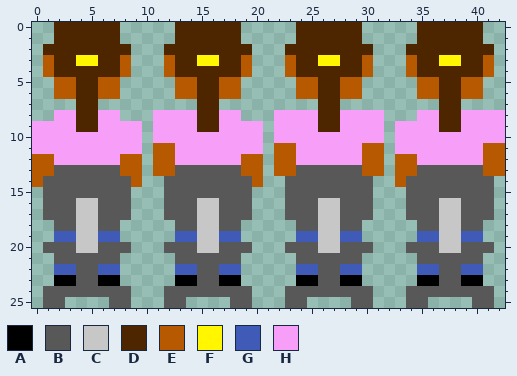
Pixel-art sprite -- Assets/Sprites/ozymanidius-character.png. The picture above was drawn from the file before the commit.
The file is 43x26 pixels.
Palette (. is transparent): A #000000  B #585858  C #c7c7c7  D #4d2600  E #b65900  F #fff600  G #3f5bb7  H #f79ef9
Pixels before, first column x 0:
 0 ..DDDDDD.....DDDDDD.....DDDDDD.....DDDDDD..
 1 ..DDDDDD.....DDDDDD.....DDDDDD.....DDDDDD..
 2 .DDDDDDDD...DDDDDDDD...DDDDDDDD...DDDDDDDD.
 3 .EDDFFDDE...EDDFFDDE...EDDFFDDE...EDDFFDDE.
 4 .EDDDDDDE...EDDDDDDE...EDDDDDDE...EDDDDDDE.
 5 ..EEDDEE.....EEDDEE.....EEDDEE.....EEDDEE..
 6 ..EEDDEE.....EEDDEE.....EEDDEE.....EEDDEE..
 7 ....DD.........DD.........DD.........DD....
 8 ..HHDDHH...HHHHDDHH...HHHHDDHHHH...HHDDHHHH
 9 HHHHDDHHHH.HHHHDDHHHH.HHHHDDHHHH.HHHHDDHHHH
10 HHHHHHHHHH.HHHHHHHHHH.HHHHHHHHHH.HHHHHHHHHH
11 HHHHHHHHHH.EEHHHHHHHH.EEHHHHHHEE.HHHHHHHHEE
12 EEHHHHHHEE.EEHHHHHHEE.EEHHHHHHEE.EEHHHHHHEE
13 EEBBBBBBEE.EEBBBBBBEE.EEBBBBBBEE.EEBBBBBBEE
14 EBBBBBBBBE..BBBBBBBBE..BBBBBBBB..EBBBBBBBB.
15 .BBBBBBBB...BBBBBBBB...BBBBBBBB...BBBBBBBB.
16 .BBBCCBBB...BBBCCBBB...BBBCCBBB...BBBCCBBB.
17 .BBBCCBBB...BBBCCBBB...BBBCCBBB...BBBCCBBB.
18 ..BBCCBB.....BBCCBB.....BBCCBB.....BBCCBB..
19 ..GGCCGG.....GGCCGG.....GGCCGG.....GGCCGG..
20 .BBBCCBBB...BBBCCBBB...BBBCCBBB...BBBCCBBB.
21 ..BBBBBB.....BBBBBB.....BBBBBB.....BBBBBB..
22 ..GGBBGG.....GGBBGG.....GGBBGG.....GGBBGG..
23 ..AABBAA.....AABBAA.....AABBAA.....AABBAA..
24 .BBBBBBBB...BBBBBBBB...BBBBBBBB...BBBBBBBB.
25 .BB....BB...BB....BB...BB....BB...BB....BB.
And afterwards:
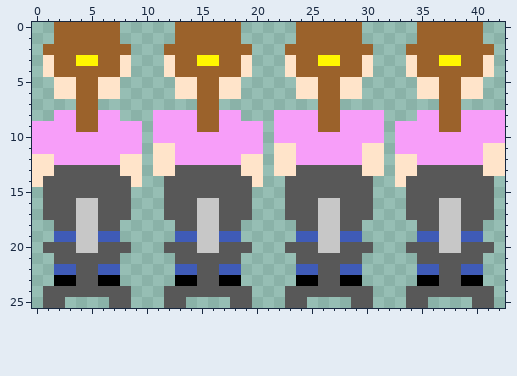
Author's note on the commit: made Andre white
Diff:
Colour D changes from #4d2600 to #9b622b.
Colour E changes from #b65900 to #ffe4ca.
Where, in picture pixels (left, top, right, bottom), the same in both pictures:
changed: (32, 22, 505, 187)
